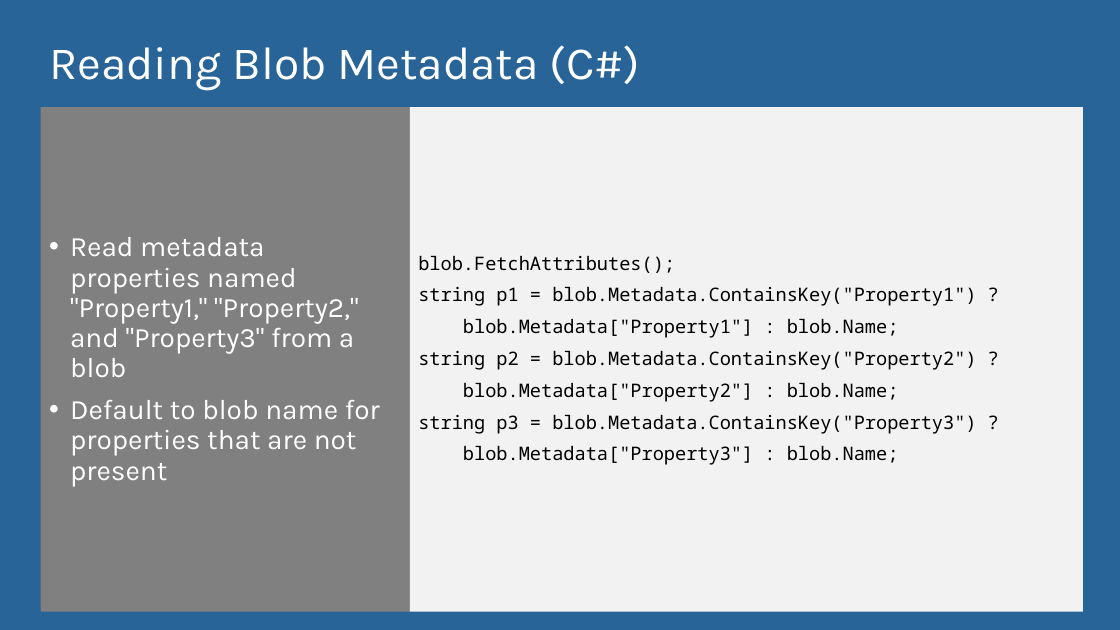
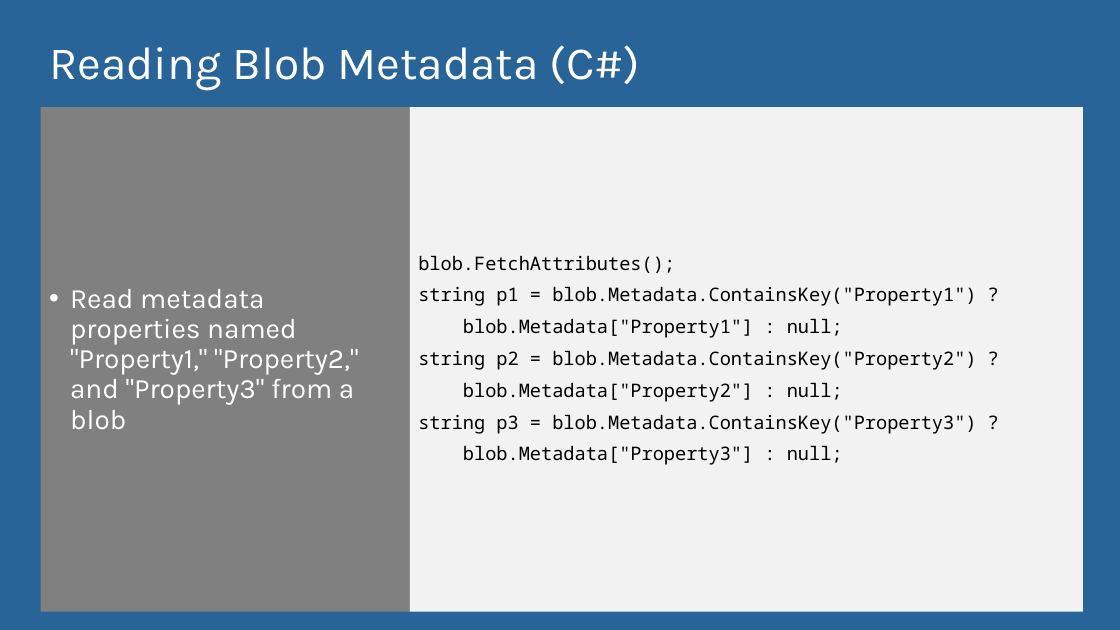
Before and after one commit to Azure-Readiness/Academic, a slide deck: slide 14 of Content/3. Storage/Azure Storage and Cognitive Services.pptx. Drawn at 1120x630 pixels with LibreOffice and Linux fonts; fonts in the diff are those of the drawing. Boxes give left, top, right and bottom in pixels: in the first picture for what was removed or moved away, otherwise in the second. Text is boxed around its words. In the diff, an @@ line names an element or a change of style, - is before the commit and + after.

```diff
--- a/Content/3. Storage/Azure Storage and Cognitive Services.pptx
+++ b/Content/3. Storage/Azure Storage and Cognitive Services.pptx
@@ text at [463, 318, 843, 338]: text changed @@
-blob.Metadata["Property1"] : blob.Name;
+blob.Metadata["Property1"] : null;
@@ text at [463, 382, 843, 402]: text changed @@
-blob.Metadata["Property2"] : blob.Name;
+blob.Metadata["Property2"] : null;
@@ text at [70, 400, 380, 486]: paragraph removed @@
-• Default to blob name for properties that are not present
@@ text at [463, 445, 843, 465]: text changed @@
-blob.Metadata["Property3"] : blob.Name;
+blob.Metadata["Property3"] : null;
```
Also in this commit, not shown: 3 other slides changed, 4 other files.
